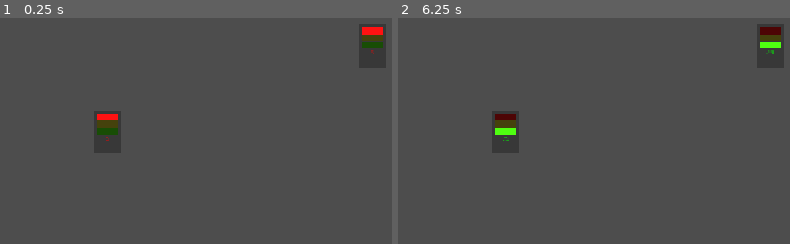
Above: before the commit, frames 1-2 (left to right).
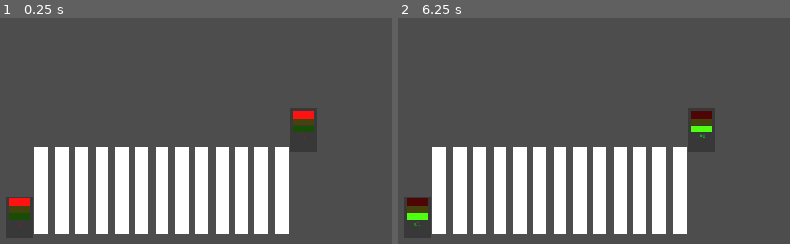
Above: after the commit, the same moments.

Repository: Peekabooo123/GodotGame
Game: Godot game, scene res://scenes/Main/intersection.tscn
Same seed, same stepped clock (60 frames per second), same inputs: the game is played once before the commit and once after it. This scene is started directly instead of the project's main scene.
Inputs (mouse positions are in pixels of both pictures, inside the frame that each line leads up to):
- Up to frame 1 (0.25 s): no input
- Up to frame 2 (6.25 s): tap Enter at 0.5, 2, 3.5 s; move the mouse to (outside the picture) at 0.52 s; click (outside the picture) at 0.67 s; tap Space at 1.25, 2.75, 4.25 s; move the mouse to (472, 241) at 1.27 s; click (472, 241) at 1.42 s; move the mouse to (711, 97) at 2.02 s; click (711, 97) at 2.17 s; move the mouse to (outside the picture) at 2.77 s; click (outside the picture) at 2.92 s; move the mouse to (outside the picture) at 3.52 s; click (outside the picture) at 3.67 s; move the mouse to (outside the picture) at 4.27 s; click (outside the picture) at 4.42 s; move the mouse to (672, 214) at 5.02 s; click (672, 214) at 5.17 s; move the mouse to (511, 81) at 5.77 s; click (511, 81) at 5.92 s

The runs differ from the first frame. In frame 1, 19% of the frame differs, in the area x 2-98%, y 3-96%; in frame 2, 19%.

Commit message:
zebracrossing

Diff:
--- a/scenes/Main/intersection.gd
+++ b/scenes/Main/intersection.gd
@@ -1,3 +1,4 @@
+@tool
 extends Node2D
 
 @onready var TrafficLight_left = $TrafficLight_left
@@ -8,3 +9,22 @@
 func _ready() -> void:
 	TrafficLight_left.setup(controller)
 	TrafficLight_right.setup(controller)
+
+
+func _draw() -> void:
+	_zebra_crossing_drawing()
+	pass
+
+func _zebra_crossing_drawing() -> void:
+	var strip_width = 20
+	var strip_height = 130
+	var gap = 10
+	var position = Vector2(300,300)
+
+
+	var strip_total_width = strip_width + gap
+	var strip_count = 12
+
+	for i in range(strip_count+1):
+		var x = position.x +  i * strip_total_width
+		draw_rect(Rect2(Vector2(x, position.y), Vector2(strip_width, strip_height)), Color.WHITE)
--- a/scenes/Main/intersection.tscn
+++ b/scenes/Main/intersection.tscn
@@ -6,17 +6,17 @@
 [ext_resource type="Script" uid="uid://k2tnordfojnh" path="res://scenes/Background/zebra_crossing_area.gd" id="4_vtyyh"]
 
 [sub_resource type="RectangleShape2D" id="RectangleShape2D_00qfr"]
-size = Vector2(351, 132.5)
+size = Vector2(380.5, 132.5)
 
 [node name="Intersection" type="Node2D" unique_id=1546977067]
 script = ExtResource("1_dx4cv")
 
 [node name="TrafficLight_left" parent="." unique_id=1712757861 instance=ExtResource("1_iyqbx")]
-position = Vector2(409, 298)
+position = Vector2(277, 426)
 scale = Vector2(0.4, 0.4)
 
 [node name="TrafficLight_right" parent="." unique_id=1340886710 instance=ExtResource("1_iyqbx")]
-position = Vector2(806, 169)
+position = Vector2(703, 295)
 scale = Vector2(0.4, 0.4)
 
 [node name="TrafficLightController" type="Node2D" parent="." unique_id=1339215505]
@@ -29,5 +29,5 @@
 script = ExtResource("4_vtyyh")
 
 [node name="CollisionShape2D" type="CollisionShape2D" parent="ZebraCrossingArea" unique_id=2007311862]
-position = Vector2(8, -217)
+position = Vector2(-109.25, -94)
 shape = SubResource("RectangleShape2D_00qfr")
